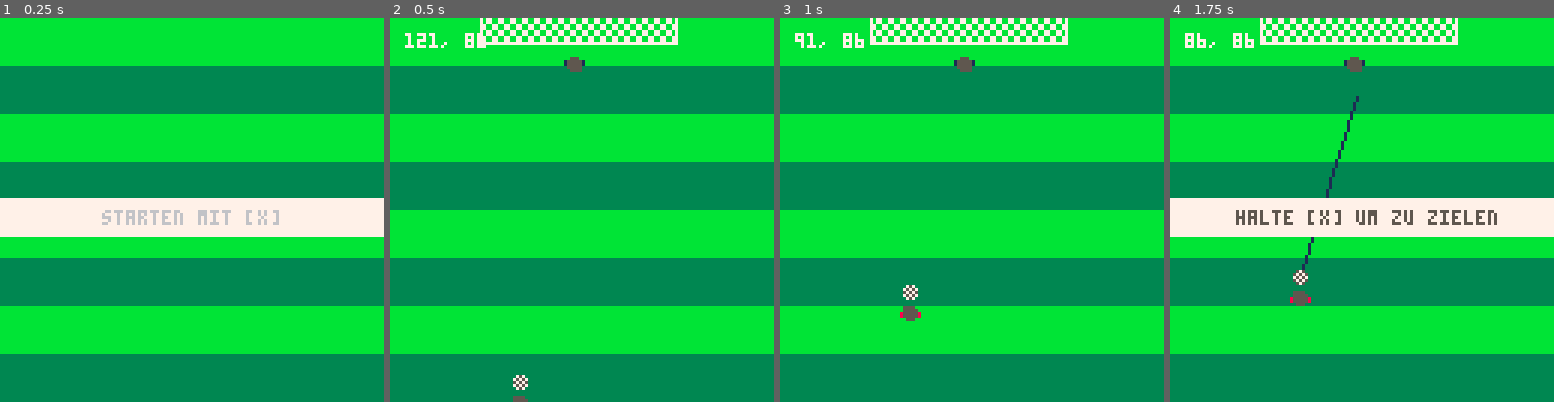
Above: before the commit, frames 1-4 (left to right).
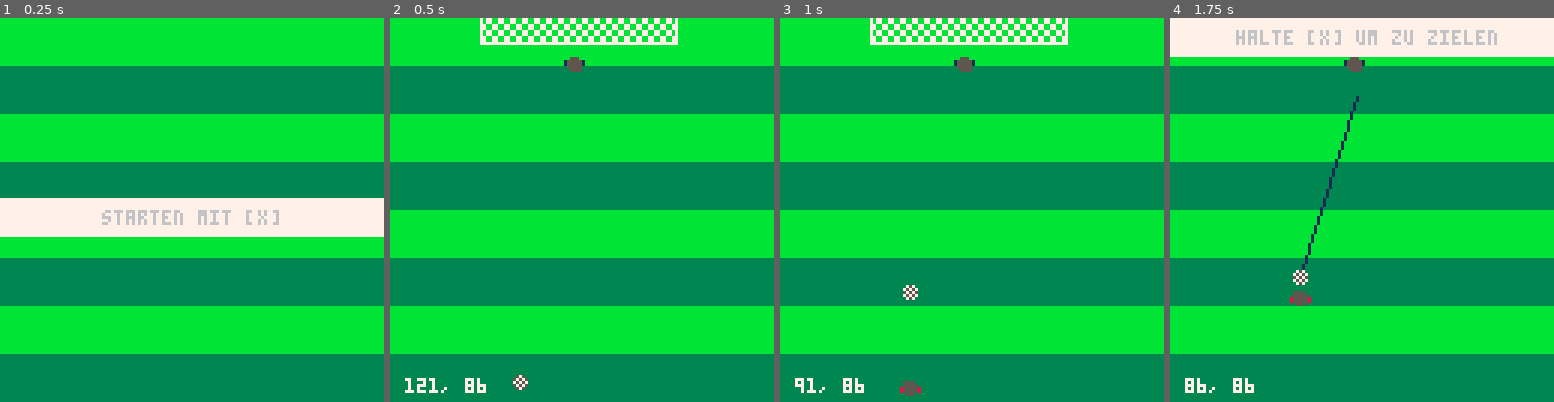
Above: after the commit, the same moments.

Repository: zothynine/torchance
Game: PICO-8 cartridge elfmeter.p8
The game is run twice, just before and just after one commit, with the same random seed, the same clock (stepped at 60 frames per second) and the same inputs.
Inputs:
- Up to frame 1 (0.25 s): no input
- Up to frame 2 (0.5 s): tap X (X key) at 0.33 s
- Up to frame 3 (1 s): no input
- Up to frame 4 (1.75 s): tap X (X key) at 1.07 s

Frame 1 is identical in both runs. In frame 2, 0.8% of the frame differs, in the area x 3-36%, y 3-100%; in frame 3, 0.8%; in frame 4, 19%, in the area x 0-100%, y 0-98%.

Commit message:
Make player run in nicer on aim screen

Diff:
--- a/elfmeter.p8
+++ b/elfmeter.p8
@@ -6,9 +6,6 @@
 
 --todo:
 --		- score
---		- aiming screen
---				- random ball position
-
 --	 -	kick screen
 --				- bigger bar on start
 --				- random goalie actions
@@ -83,11 +80,15 @@
 --aim
 
 function update_aim()
+		player.x = ball.x-3
+
 
 	if ball.y > ball.ty then
 		ball.y-=1
-		player.x = ball.x-3
-		player.y = ball.y+5
+		player.y = ball.y+player.runin
+	elseif player.runin > 5 then
+		player.runin -= 1
+		player.y = ball.y+player.runin
 	else
 		ball.inplace = true
 	end
@@ -139,7 +140,8 @@
 		line(aim_x,26,ball.x,ball.y,1)
 	end
 	--ball
-	if not ball.inplace and timer.frames%3 == 0 then
+	if not ball.inplace
+				and timer.frames%6 == 0 then
  	if ball.pat == ball.smallp then
  		ball.pat = ball.smallp2
  	else
@@ -159,11 +161,11 @@
 	--show aiming hint
 	if ball.inplace and not aiming.started then
 	 blink_hint_txt()
-		rectfill(0,60,127,72,7)
-		print("halte [x] um zu zielen",22,64,hint.txtcol)
-	end
-
-	print(ball.y..", "..ball.ty,5,5,7)
+		rectfill(0,0,127,12,7)
+		print("halte [x] um zu zielen",22,4,hint.txtcol)
+	end
+
+	print(ball.y..", "..ball.ty,5,120,7)
 
 end
 -->8
@@ -282,6 +284,7 @@
 	ball = {}
 	player.x = 59
 	player.y = 113
+	player.runin = 30
 	aiming.direction = 0.1
 	aiming.full = 6
 	aiming.started = false
